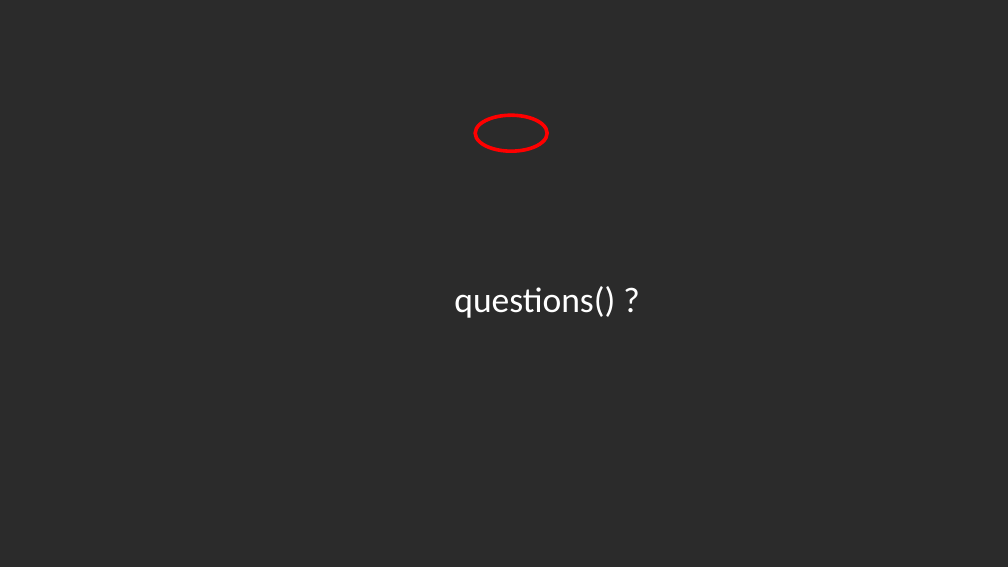
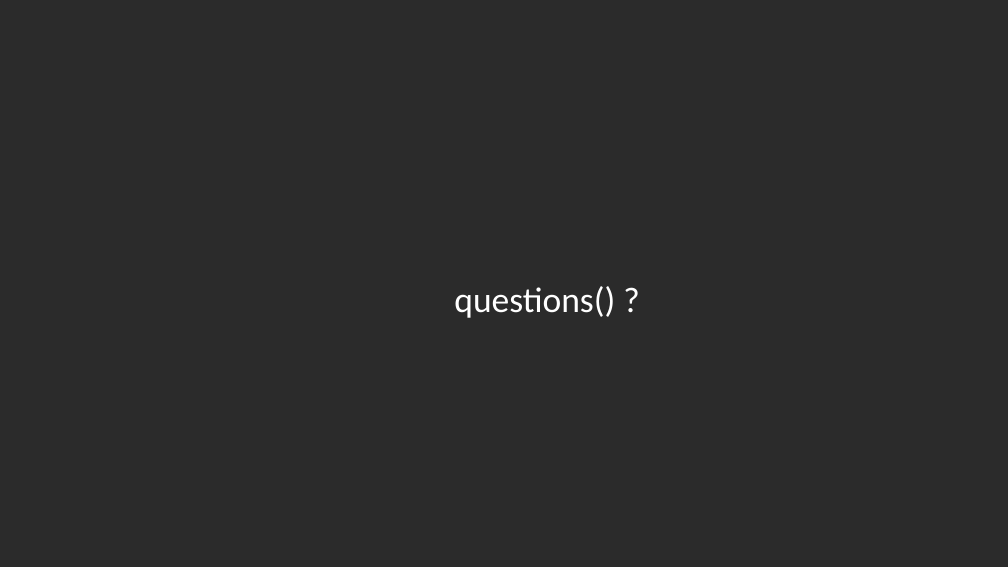
Before and after one commit to matthieugold/covid-19-challenge, a slide deck: slide 46 of docs/dscc_presentation/dscc_presentation.odp (slide 48 before the commit). Drawn at 1008x567 pixels with LibreOffice and Linux fonts; fonts in the diff are those of the drawing; background and template pictures are left out; a plain dark background stands for a picture behind light text. Boxes give left, top, right and bottom in pixels: in the first picture for what was removed or moved away, otherwise in the second. Text is boxed around its words. In the diff, an @@ line names an element or a change of style, - is before the commit and + after.

```diff
--- a/docs/dscc_presentation/dscc_presentation.odp
+++ b/docs/dscc_presentation/dscc_presentation.odp
@@ ellipse removed at (x1=476, y1=115, x2=548, y2=151) @@
```
Also in this commit, not shown: 8 other slides changed, 3 slides added, 5 slides removed, 2 other files.
